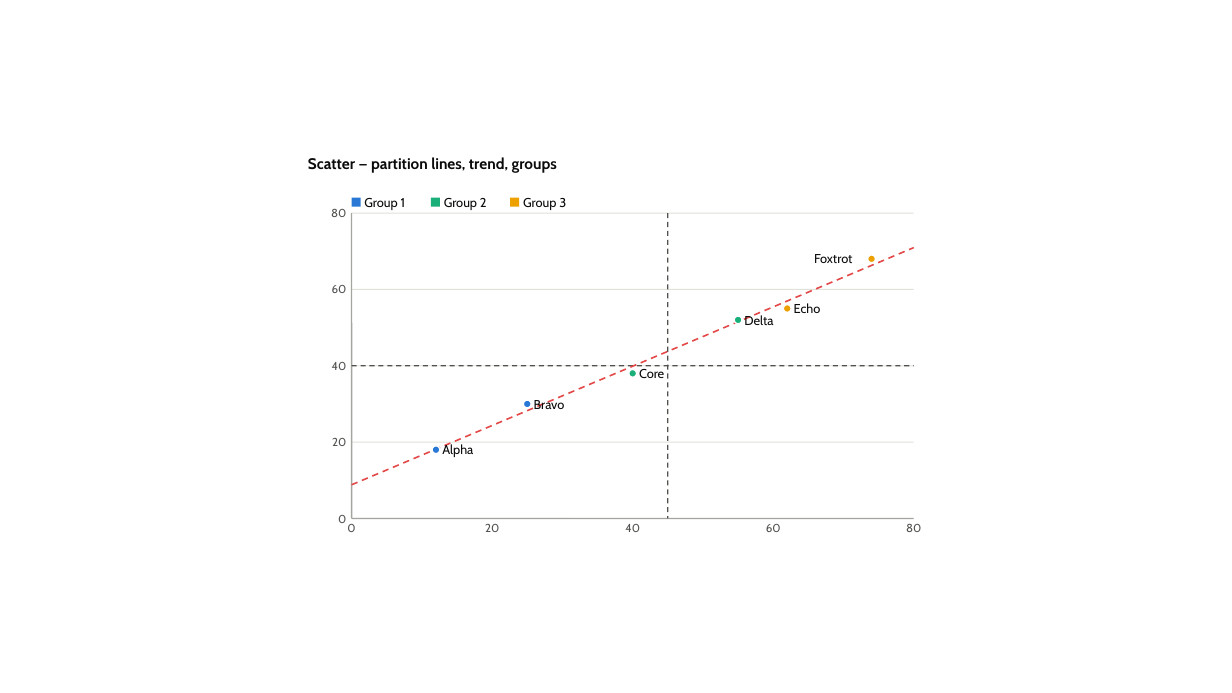
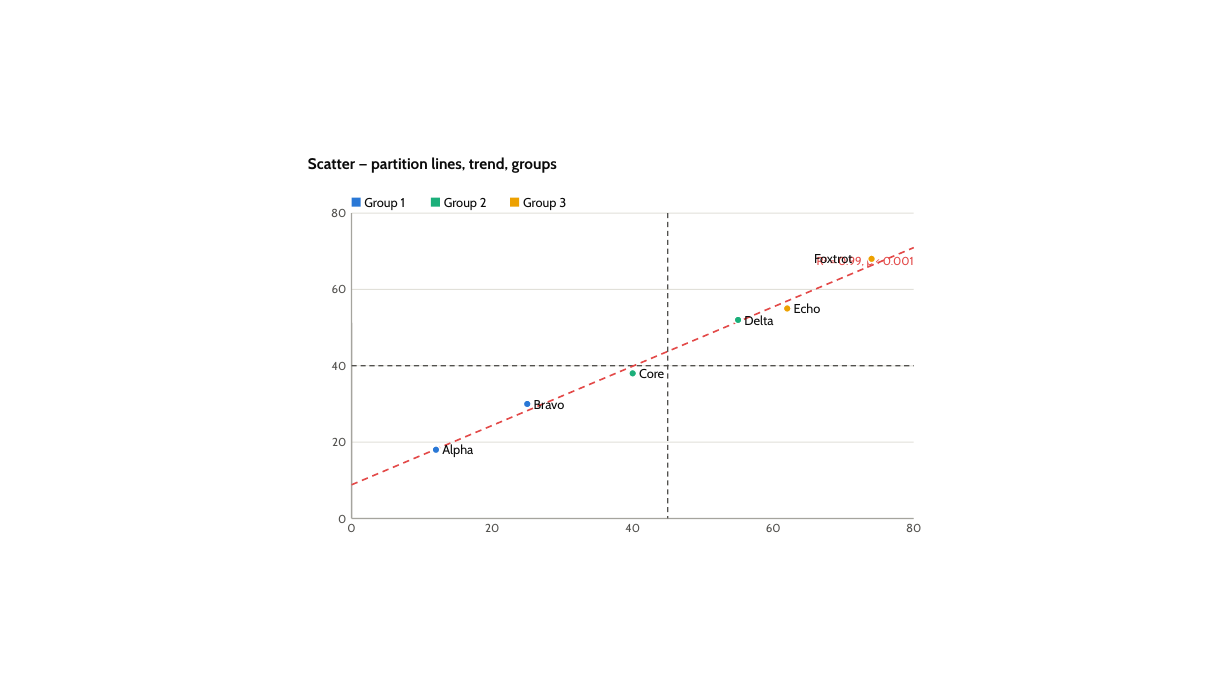
Before and after one commit to dannbleeker/PowerChart, a slide deck: slide 27 of examples/showcase.pptx. Drawn at 1232x693 pixels with LibreOffice and Linux fonts; fonts in the diff are those of the drawing. Boxes give left, top, right and bottom in pixels: in the first picture for what was removed or moved away, otherwise in the second. Text is boxed around its words. In the diff, an @@ line names an element or a change of style, - is before the commit and + after.

```diff
--- a/examples/showcase.pptx
+++ b/examples/showcase.pptx
@@ text added at (817, 256, 914, 269), 9 pt, text #E34948 @@
+R² = 0.99, p < 0.001
```
Also in this commit, not shown: 1 slide added, 19 other files.
